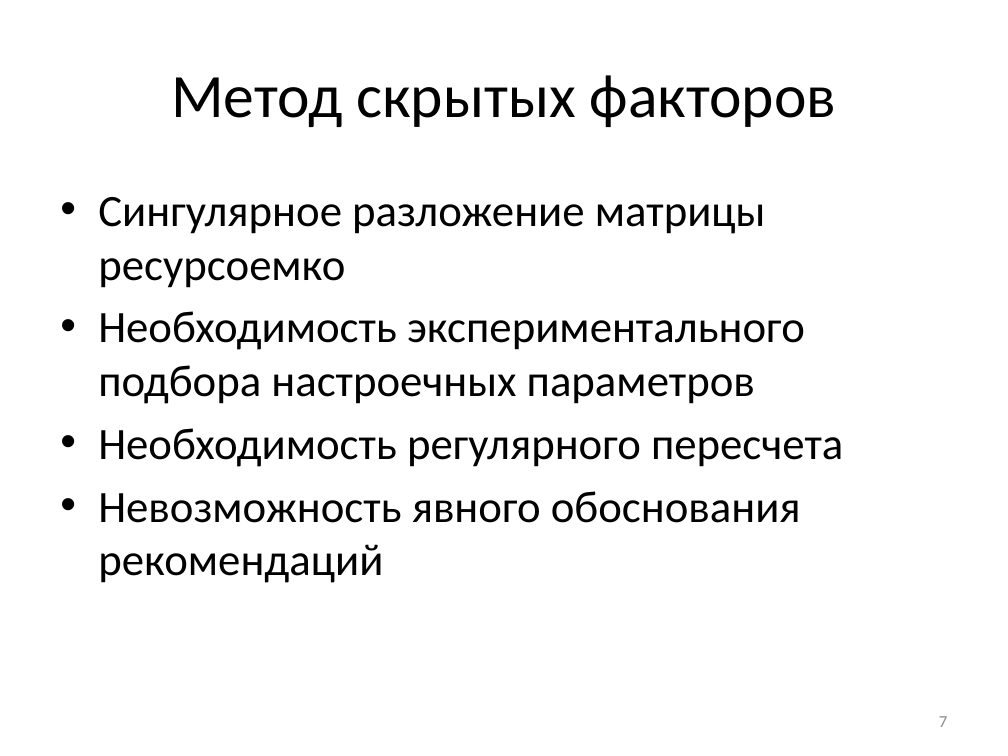
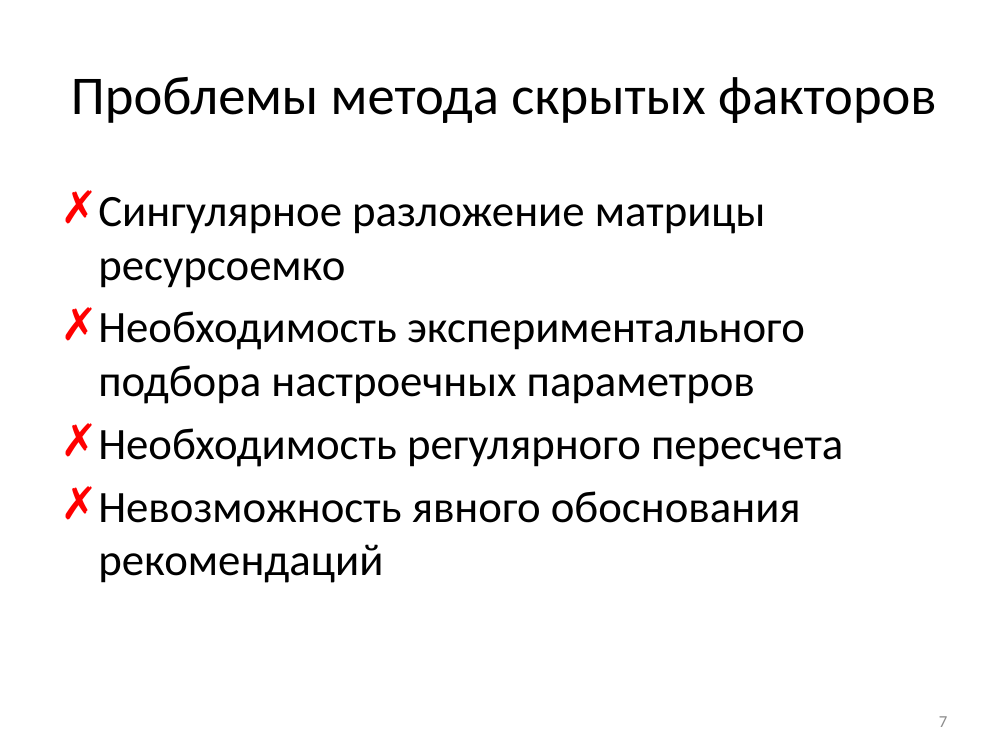
Before and after one commit to Otann/diploma, a slide deck: slide 7 of slides.pptx. Drawn at 1008x756 pixels with LibreOffice and Linux fonts; fonts in the diff are those of the drawing. Boxes give left, top, right and bottom in pixels: in the first picture for what was removed or moved away, otherwise in the second. Text is boxed around its words. In the diff, an @@ line names an element or a change of style, - is before the commit and + after.

```diff
--- a/slides.pptx
+++ b/slides.pptx
@@ title at (71,77,936,123): text changed; size 44 to 39 pt @@
-Метод скрытых факторов
+Проблемы метода скрытых факторов
@@ text "Сингулярное разложение матрицы ресурсоемко" at (98,197,843,583): bullet • to ✗ @@
```
Also in this commit, not shown: 3 other slides changed, 1 slide removed, 3 other files.
